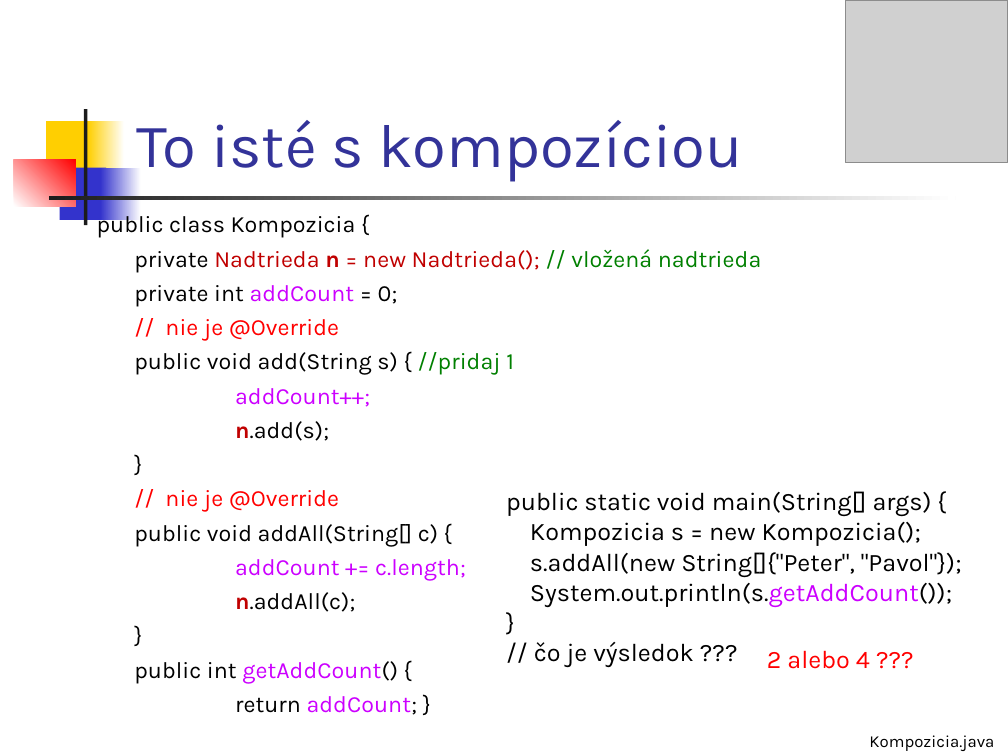
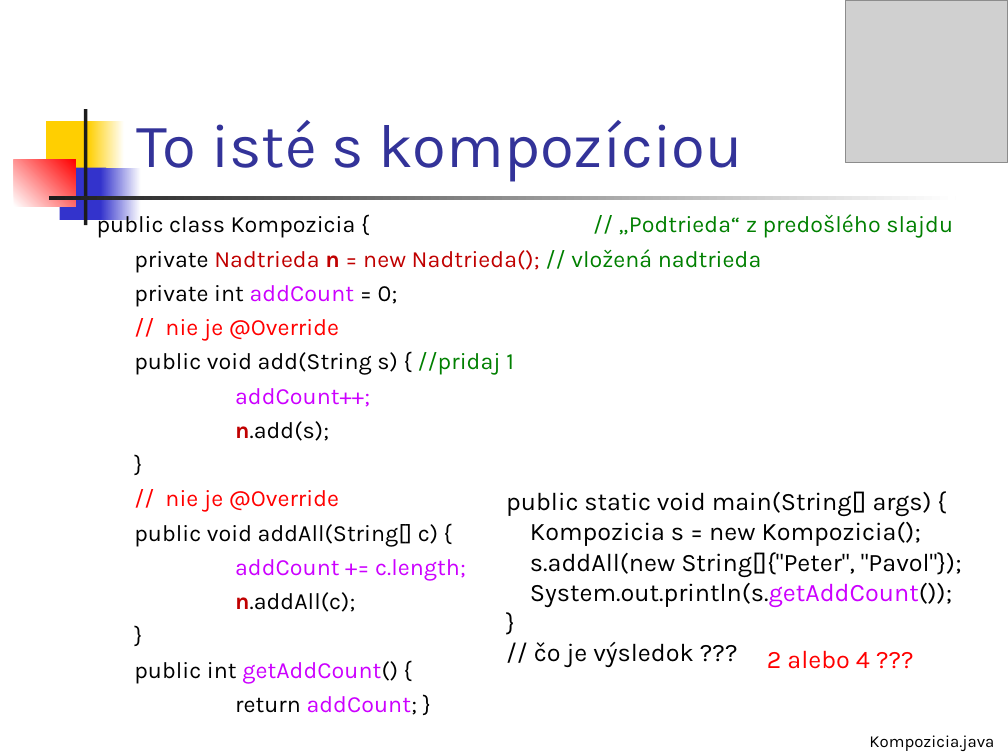
Before and after one commit to Programovanie4/Prednasky, a slide deck: slide 18 of 04/04_java.ppt (slide 14 before the commit). Drawn at 1008x756 pixels with LibreOffice and Linux fonts; fonts in the diff are those of the drawing; grey boxes stand for pictures. Boxes give left, top, right and bottom in pixels: in the first picture for what was removed or moved away, otherwise in the second. Text is boxed around its words. In the diff, an @@ line names an element or a change of style, - is before the commit and + after.

```diff
--- a/04/04_java.ppt
+++ b/04/04_java.ppt
@@ text at box(97, 212, 953, 238): text changed; text colour #000000 to #008000 @@
-public class Kompozicia {
+public class Kompozicia { // „Podtrieda“ z predošlého slajdu
```
Also in this commit, not shown: 12 other slides changed, 7 slides added, 1 other file.
